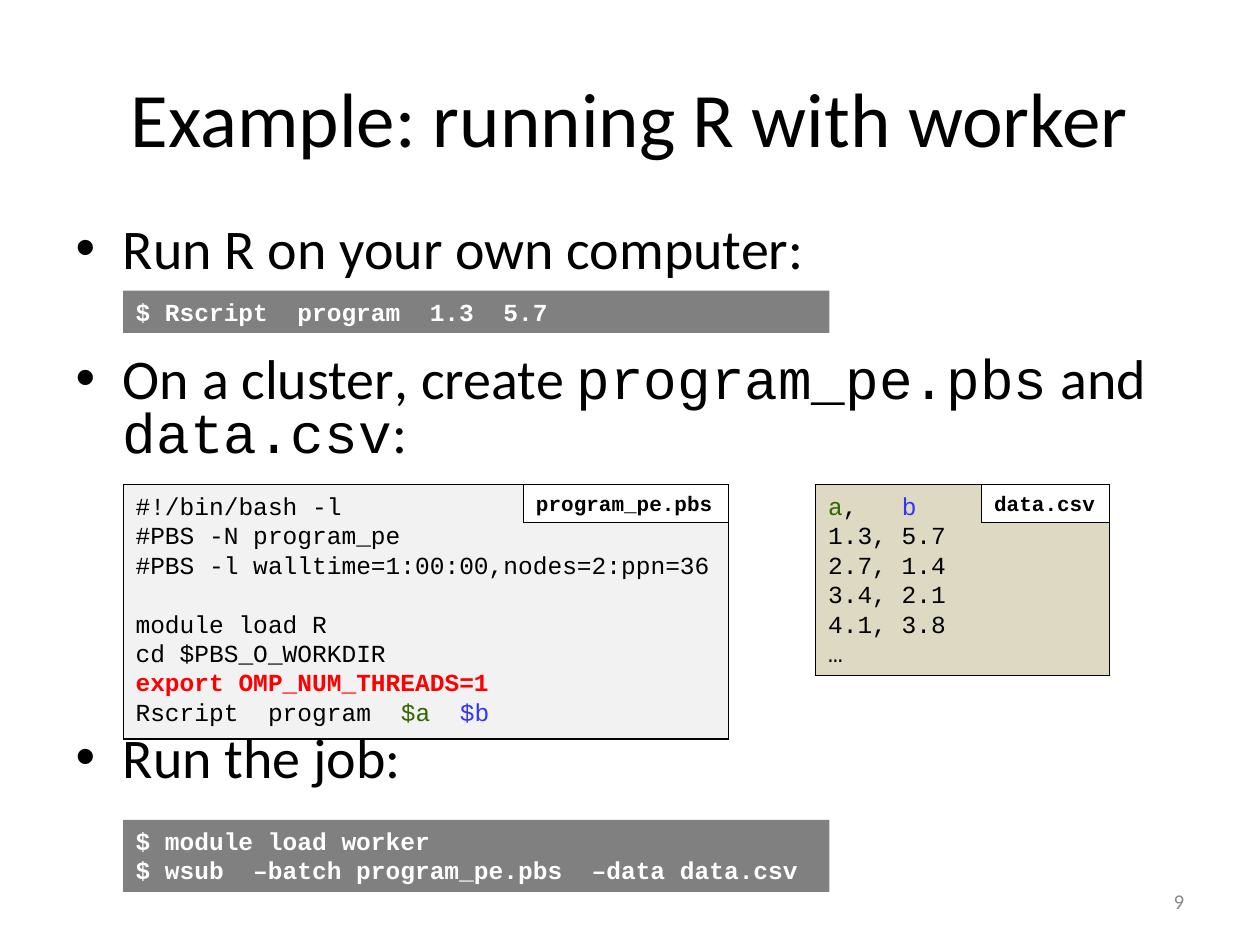
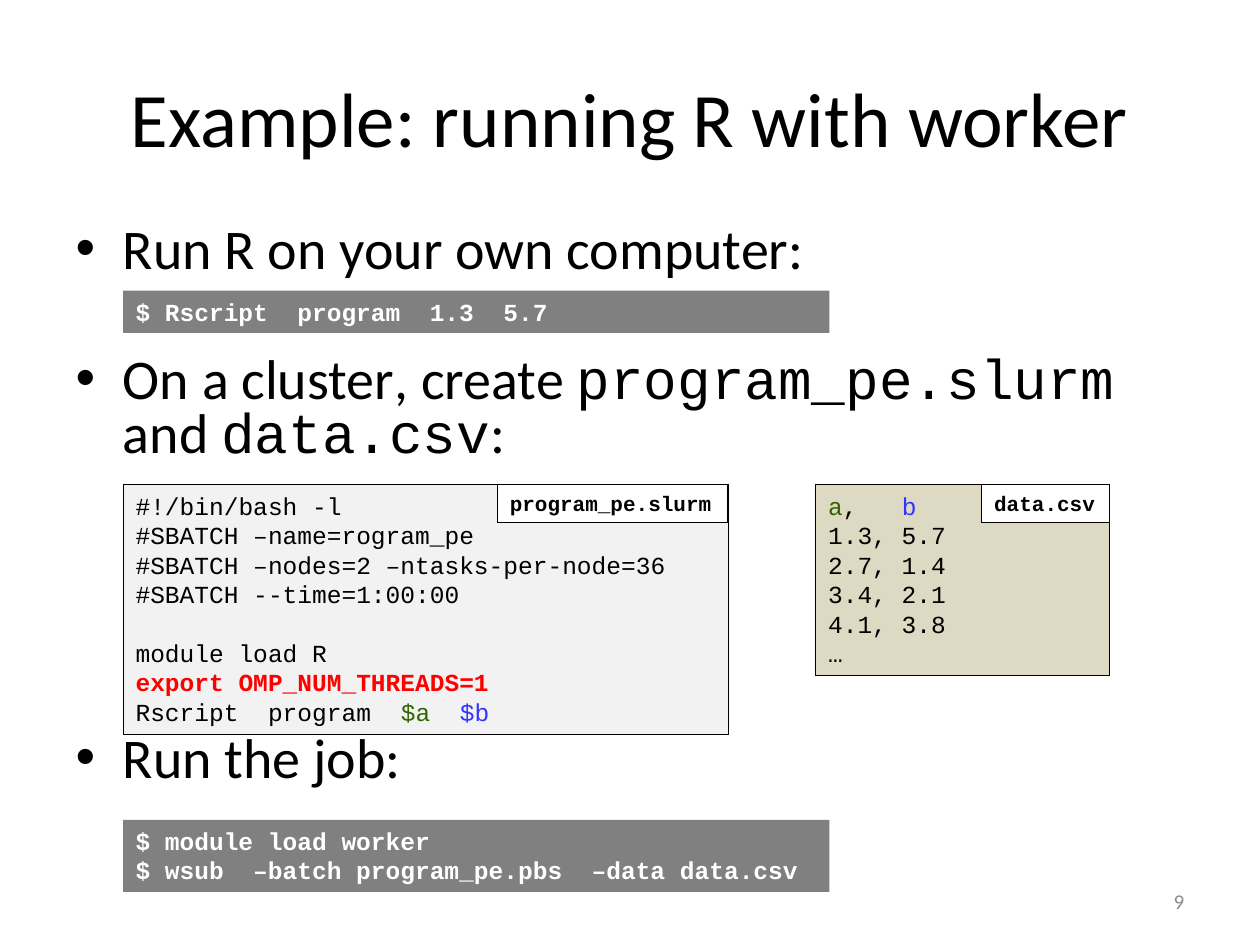
Before and after one commit to gjbex/worker-and-atools, a slide deck: slide 9 of worker_atools.pptx. Drawn at 1260x945 pixels with LibreOffice and Linux fonts; fonts in the diff are those of the drawing. Boxes give left, top, right and bottom in pixels: in the first picture for what was removed or moved away, otherwise in the second. Text is boxed around its words. In the diff, an @@ line names an element or a change of style, - is before the commit and + after.

Commit message:
Adapt worker slides for slurm

```diff
--- a/worker_atools.pptx
+++ b/worker_atools.pptx
@@ text at bbox=[123, 359, 1115, 454]: text changed @@
-• On a cluster, create program_pe.pbs and data.csv:
+• On a cluster, create program_pe.slurm and data.csv:
@@ rectangle "#!/bin/bash -l": place and size @@
-rectangle "#!/bin/bash -l" at bbox=[123, 485, 728, 740]
+rectangle "#!/bin/bash -l" at bbox=[123, 485, 728, 736]
@@ rectangle "program_pe.slurm": place and size @@
-rectangle "program_pe.slurm" at bbox=[524, 485, 730, 523]
+rectangle "program_pe.slurm" at bbox=[498, 485, 728, 523]
@@ text in rectangle at bbox=[510, 496, 711, 516]: text changed @@
-program_pe.pbs
+program_pe.slurm
@@ text in rectangle at bbox=[136, 527, 666, 604]: text changed @@
-#PBS -N program_pe
-#PBS -l walltime=1:00:00,nodes=2:ppn=36
+#SBATCH –name=rogram_pe
+#SBATCH –nodes=2 –ntasks-per-node=36
+#SBATCH --time=1:00:00
@@ text in rectangle at bbox=[136, 644, 386, 665]: paragraph removed @@
-cd $PBS_O_WORKDIR
```
Also in this commit, not shown: 13 other slides changed, 2 slides removed.
